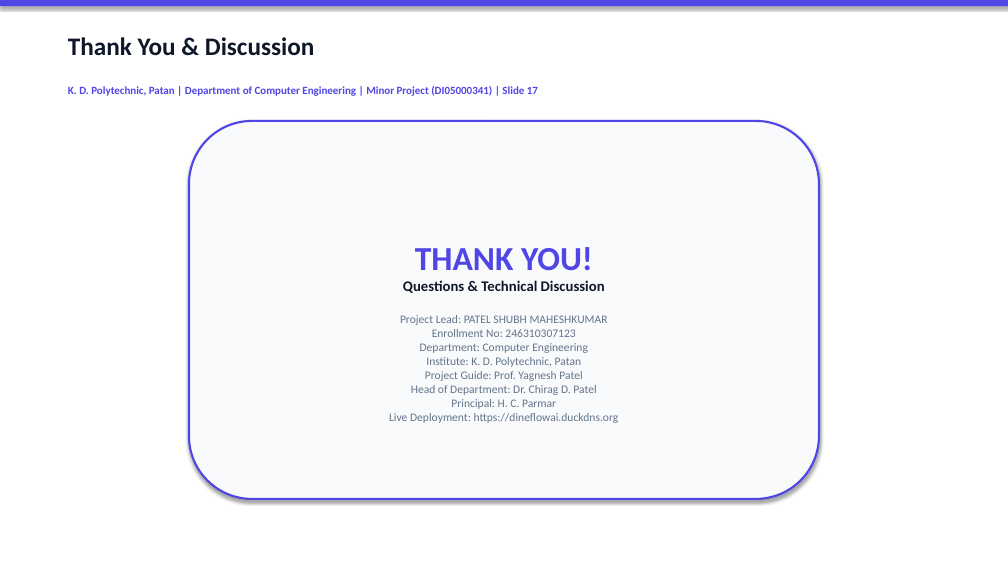
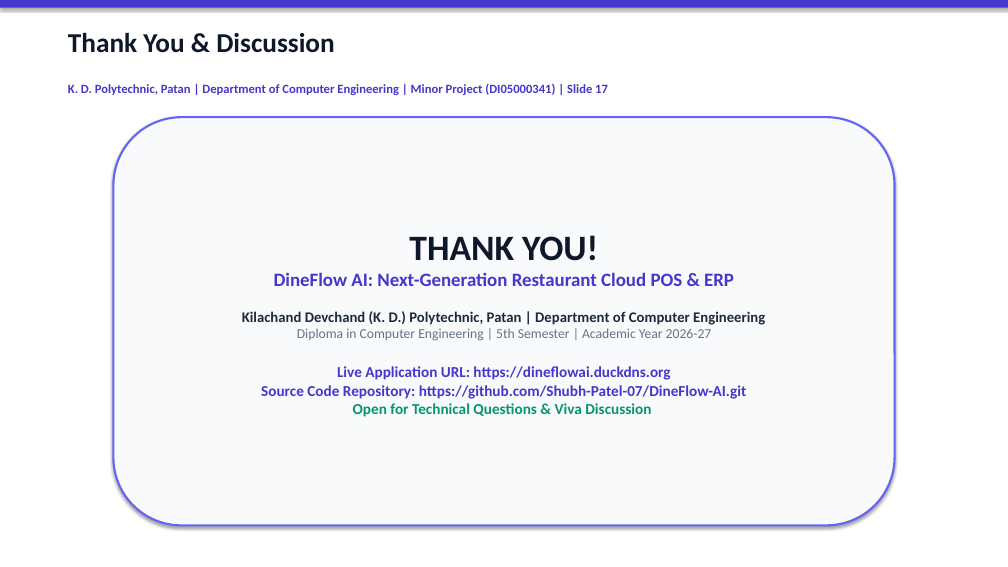
Before and after one commit to Shubh-Patel-07/DineFlow-AI, a slide deck: slide 17 of docs/DineFlow_AI_GTU_Minor_Project_Presentation.pptx. Drawn at 1008x567 pixels with LibreOffice and Linux fonts; fonts in the diff are those of the drawing. Boxes give left, top, right and bottom in pixels: in the first picture for what was removed or moved away, otherwise in the second. Text is boxed around its words. In the diff, an @@ line names an element or a change of style, - is before the commit and + after.

Commit message:
docs(presentation): upgrade presentation typography with large high-impact fonts and enhanced card layouts for classroom projector visibility

```diff
--- a/docs/DineFlow_AI_GTU_Minor_Project_Presentation.pptx
+++ b/docs/DineFlow_AI_GTU_Minor_Project_Presentation.pptx
@@ rectangle at [0,0,1008,8]: fill #4F46E5 to #4338CA @@
@@ text "Thank You & Discussion" at [68,33,335,53]: size 24 to 26 pt @@
@@ text "K. D. Polytechnic, Patan | ..." at [68,84,608,95]: size 10.5 to 12 pt, text colour #4F46E5 to #4338CA @@
@@ rounded rectangle "THANK YOU!": place and size @@
-rounded rectangle "THANK YOU!" at [189,121,819,499]
+rounded rectangle "THANK YOU!" at [113,117,895,526]
@@ rounded rectangle "THANK YOU!" at [113,117,895,526]: outline #4F46E5 2 pt to #6366F1 2 pt @@
@@ text in rounded rectangle at [409,235,598,261]: size 32 to 34 pt, text colour #4F46E5 to #0F172A in "THANK YOU!" @@
@@ text in rounded rectangle at [242,272,765,417]: text changed; size 11 to 14.5 pt; text colour #64748B to #4338CA; bold on @@
-Questions & Technical Discussion
-Project Lead: PATEL SHUBH MAHESHKUMAR
-Enrollment No: 246310307123
-Department: Computer Engineering
-Institute: K. D. Polytechnic, Patan
-Project Guide: Prof. Yagnesh Patel
-Head of Department: Dr. Chirag D. Patel
-Principal: H. C. Parmar
-Live Deployment: https://dineflowai.duckdns.org
+DineFlow AI: Next-Generation Restaurant Cloud POS & ERP
+Kilachand Devchand (K. D.) Polytechnic, Patan | Department of Computer Engineering
+Diploma in Computer Engineering | 5th Semester | Academic Year 2026-27
+Live Application URL: https://dineflowai.duckdns.org
+Source Code Repository: https://github.com/Shubh-Patel-07/DineFlow-AI.git
+Open for Technical Questions & Viva Discussion
```
Also in this commit, not shown: 7 other slides changed, 9 slides added, 9 slides removed, 1 other file.
